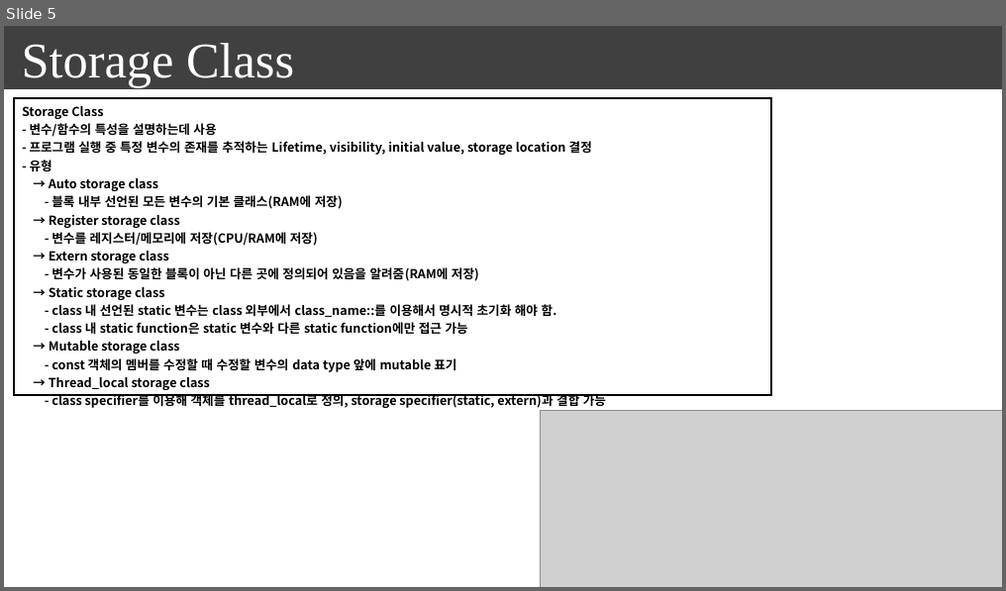
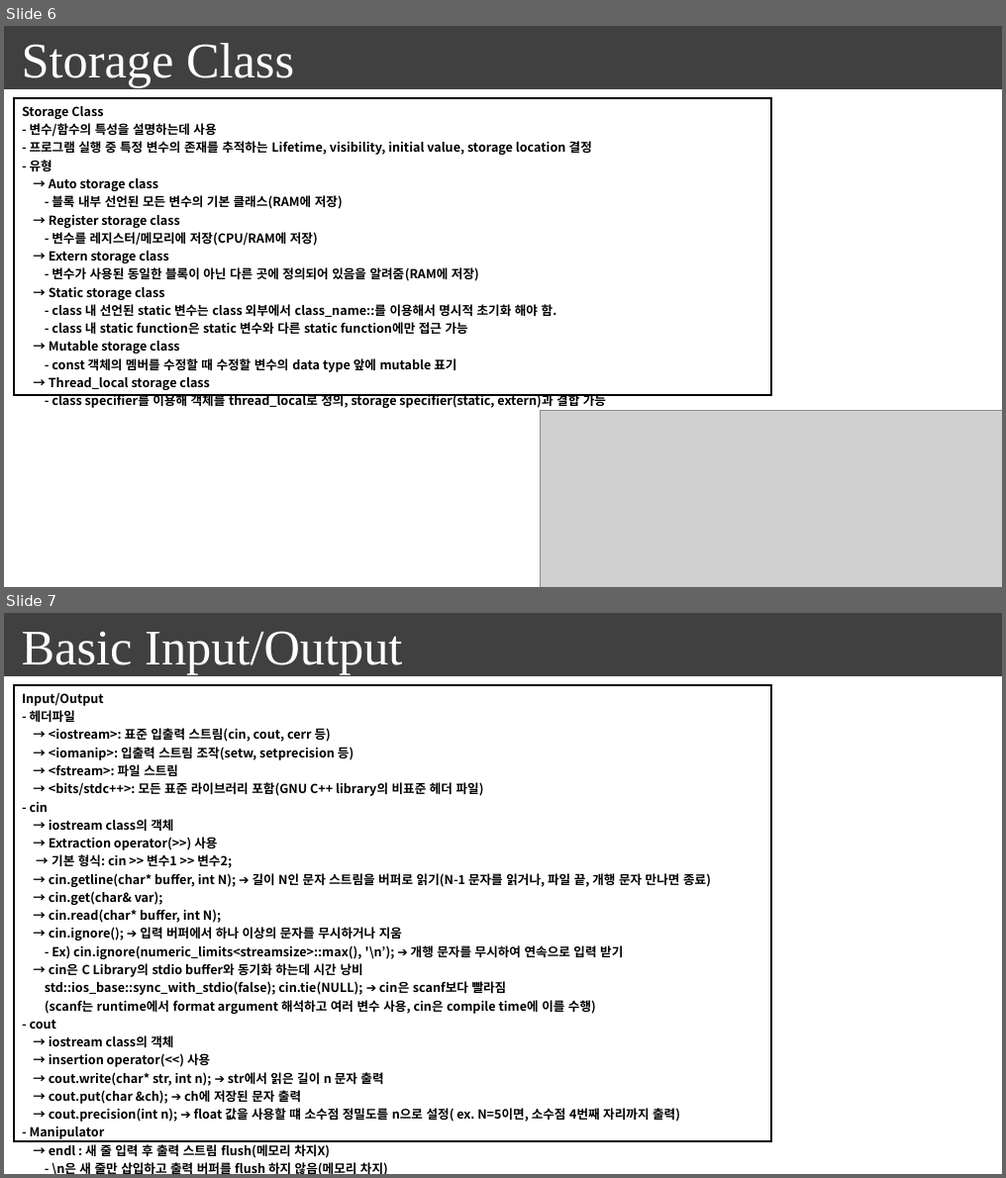
Before and after one commit to seonghokim/Study, a slide deck: everything in c++.pptx. Shown one above the other, each under a label of ours: slide 5 before the commit, slides 6 and 7 after it. The pictures are 1006x591 and 1006x1178 pixels, drawn with LibreOffice and Linux fonts; fonts in the diff are those of the drawing; grey boxes stand for pictures. Boxes give left, top, right and bottom in pixels: in the first picture for what was removed or moved away, otherwise in the second. Text is boxed around its words. In the diff, an @@ line names an element or a change of style, - is before the commit and + after.

```diff
--- a/everything in c++.pptx
+++ b/everything in c++.pptx
@@ slide 7 added at (4,613,1002,1174), background #FFFFFF; not listed: 1 template element that a slide beside it also shows @@
@@ text added at (22,631,402,674), 48 pt, text #FFFFFF @@
+Basic Input/Output
@@ table added at (15,685,771,1174), 1 rows, 1 columns @@
+Input/Output / - 헤더파일 / → <iostream>: 표준 입출력 스트림(cin, cout, cerr 등) / → <iomanip>: 입출력 스트림 조작(setw, setprecision 등) / → <fstream>: 파일 스트림 / → <bits/stdc++>: 모든 표준 라이브러리 포함(GNU C++ library의 비표준 헤더 파일) / - cin / → iostream class의 객체 / → Extraction operator(>>) 사용 / → 기본 형식: cin >> 변수1 >> 변수2; / → cin.getline(char* buffer, int N); ➔ 길이 N인 문자 스트림을 버퍼로 읽기(N-1 문자를 읽거나, 파일 끝, 개행 문자 만나면 종료) / → cin.get(char& var); / → cin.read(char* buffer, int N); / → cin.ignore(); ➔ 입력 버퍼에서 하나 이상의 문자를 무시하거나 지움 / - Ex) cin.ignore(numeric_limits<streamsize>::max(), '\n’); ➔ 개행 문자를 무시하여 연속으로 입력 받기 / → cin은 C Library의 stdio buffer와 동기화 하는데 시간 낭비 / std::ios_base::sync_with_stdio(false); cin.tie(NULL); ➔ cin은 scanf보다 빨라짐 / (scanf는 runtime에서 format argument 해석하고 여러 변수 사용, cin은 compile time에 이를 수행) / - cout / → iostream class의 객체 / → insertion operator(<<) 사용 / → cout.write(char* str, int n); ➔ str에서 읽은 길이 n 문자 출력 / → cout.put(char &ch); ➔ ch에 저장된 문자 출력 / → cout.precision(int n); ➔ float 값을 사용할 떄 소수점 정밀도를 n으로 설정( ex. N=5이면, 소수점 4번째 자리까지 출력) / - Manipulator / → endl : 새 줄 입력 후 출력 스트림 flush(메모리 차지X) / - \n은 새 줄만 삽입하고 출력 버퍼를 flush 하지 않음(메모리 차지) / → ws : 문자열 시퀀스의 공백 무시 (Ex. Getline(str >> std:ws, line); / → ends: 출력 스트림에 NULL 문자 삽입 / → flush: 출력 스트림 flush
@@ what was slide 5 is now slide 6 @@
```
Also in this commit, not shown: 1 slide changed, 5 other slides added, 2 other files.
